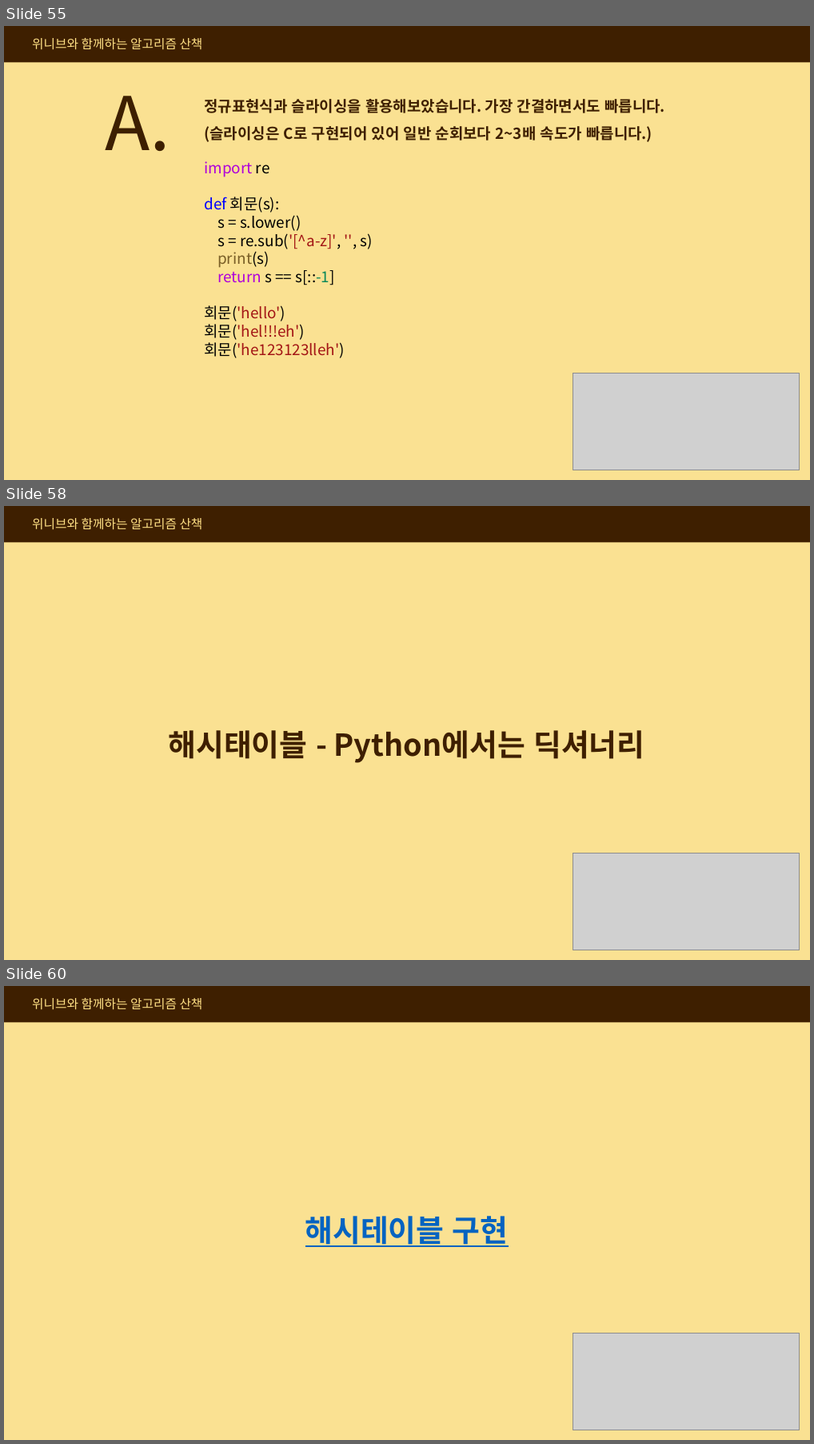
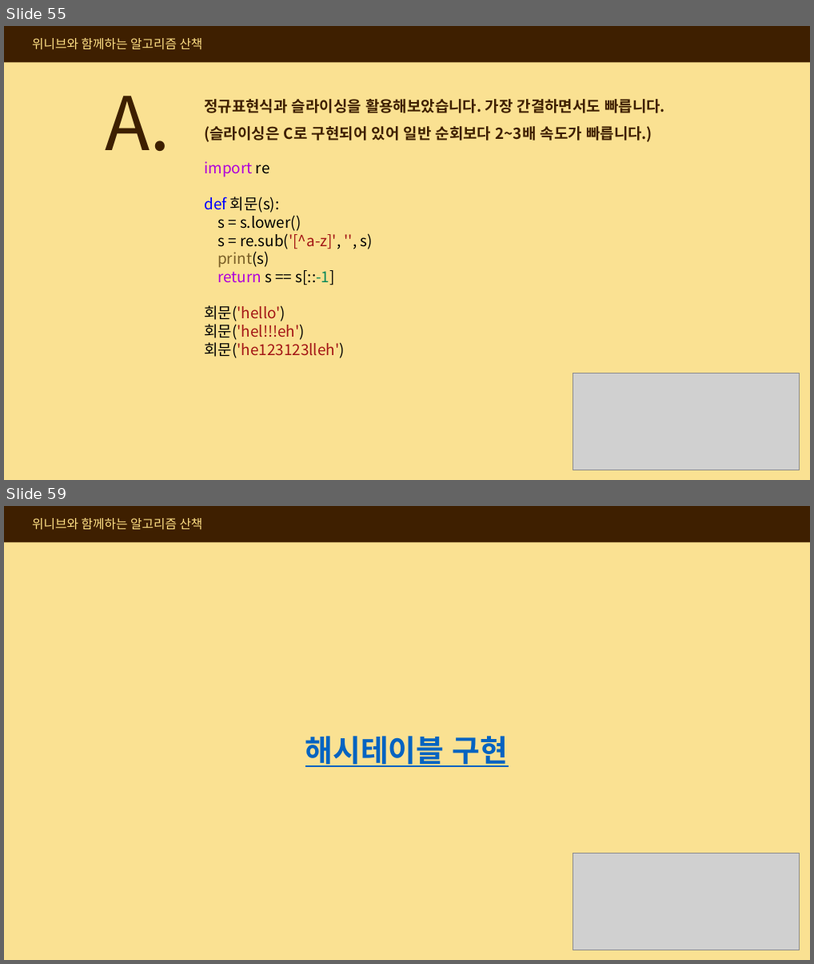
Before and after one commit to paullabkorea/Algorithm-walk-with-wenivs, a slide deck: 003_자료구조(220707).pptx. Shown one above the other, each under a label of ours: slides 55, 58 and 60 before the commit, slides 55 and 59 after it; the slides between them are not shown. The pictures are 814x1444 and 814x964 pixels, drawn with LibreOffice and Linux fonts; fonts in the diff are those of the drawing; grey boxes stand for pictures. Boxes give left, top, right and bottom in pixels: in the first picture for what was removed or moved away, otherwise in the second. Text is boxed around its words. In the diff, an @@ line names an element or a change of style, - is before the commit and + after.

```diff
--- a/003_자료구조(220707).pptx
+++ b/003_자료구조(220707).pptx
@@ slide 58 removed at <box>4,506,810,960</box>, background #FAE192 @@
@@ rectangle removed at <box>4,506,810,542</box> @@
@@ text removed at <box>32,518,203,530</box> @@
-위니브와 함께하는 알고리즘 산책
@@ text removed at <box>169,730,645,763</box> @@
-해시태이블 - Python에서는 딕셔너리
@@ picture removed at <box>574,852,800,949</box> @@
@@ what was slide 60 is now slide 59 @@
```
Also in this commit, not shown: 7 slides changed, 12 other files.
